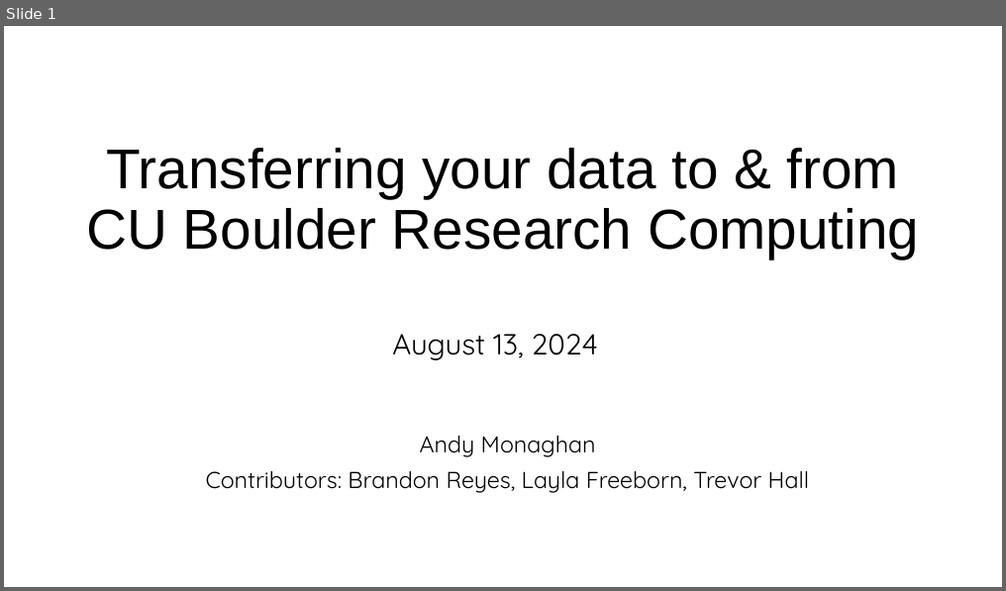
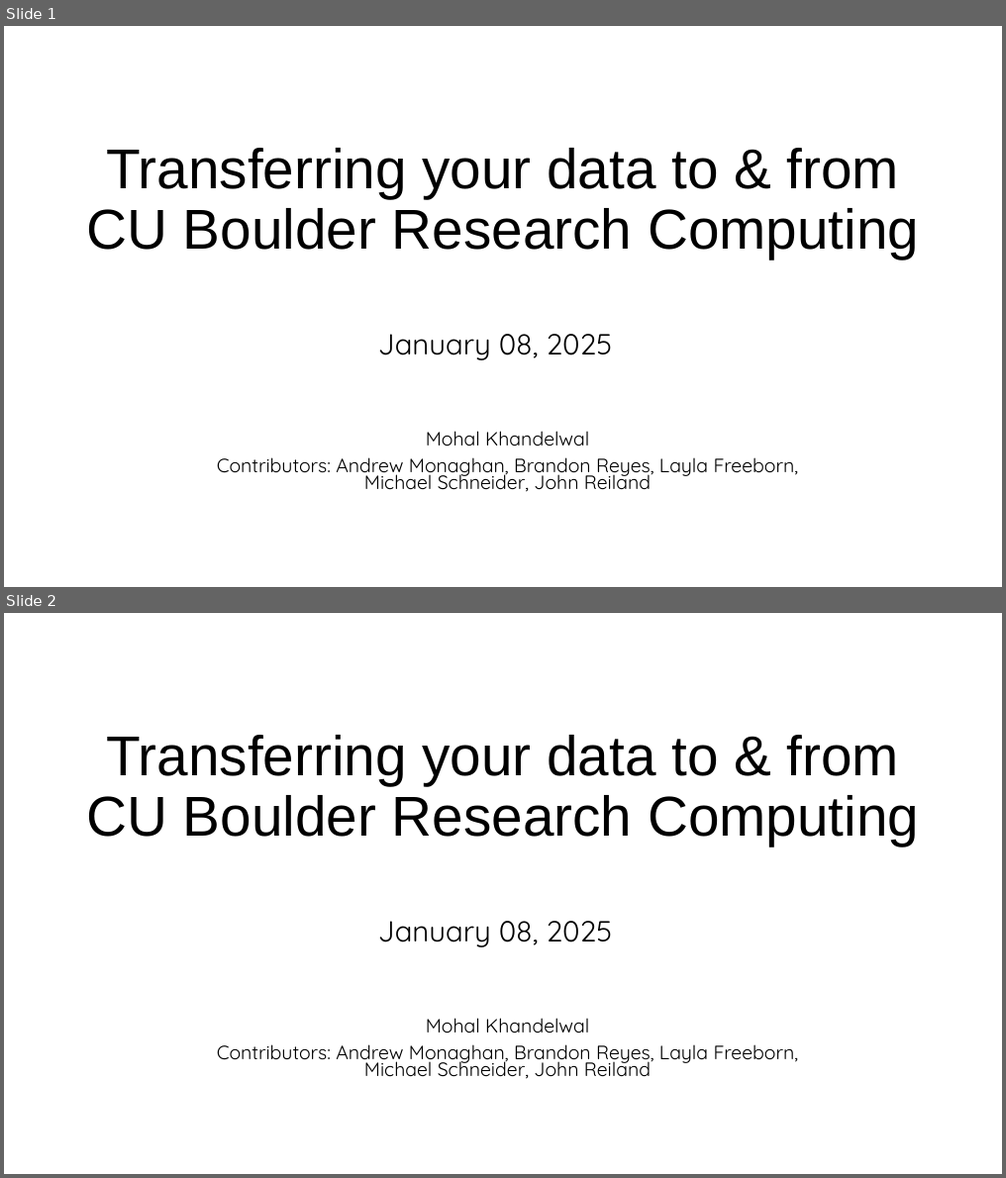
Before and after one commit to mohalkh5/hpc_fundamentals_micro_credential, a slide deck: transferring_data/File_transfer.pptx. Shown one above the other, each under a label of ours: slide 1 before the commit, slides 1 and 2 after it. The pictures are 1006x591 and 1006x1178 pixels, drawn with LibreOffice and Linux fonts; fonts in the diff are those of the drawing; background and template pictures are left out. Boxes give left, top, right and bottom in pixels: in the first picture for what was removed or moved away, otherwise in the second. Text is boxed around its words. In the diff, an @@ line names an element or a change of style, - is before the commit and + after.

Commit message:
Updating File_Transfer.pdf and File_Transfer.pptx
Updates made:
 - updated the date
 - added UST slide
 - fixed 2 links for RTD

```diff
--- a/transferring_data/File_transfer.pptx
+++ b/transferring_data/File_transfer.pptx
@@ slide 2 added at <box>4,613,1002,1174</box>, background picture (left out) @@
@@ title added at <box>86,735,919,846</box>, 54 pt, text #000000 @@
+Transferring your data to & from CU Boulder Research Computing
@@ text added at <box>378,921,613,948</box>, 28 pt, text #000000 @@
+January 08, 2025
@@ subtitle added at <box>217,1018,799,1079</box>, 18.6 pt, text #000000 @@
+Mohal Khandelwal
+Contributors: Andrew Monaghan, Brandon Reyes, Layla Freeborn, Michael Schneider, John Reiland
@@ slide 1 changed as well @@
@@ text at <box>378,334,613,361</box>: text changed @@
-August 13, 2024
+January 08, 2025
@@ subtitle at <box>217,431,799,492</box>: text changed; size 22.2 to 18.6 pt @@
-Andy Monaghan
-Contributors: Brandon Reyes, Layla Freeborn, Trevor Hall
+Mohal Khandelwal
+Contributors: Andrew Monaghan, Brandon Reyes, Layla Freeborn, Michael Schneider, John Reiland
```
Also in this commit, not shown: 19 other slides changed, 1 other file.
